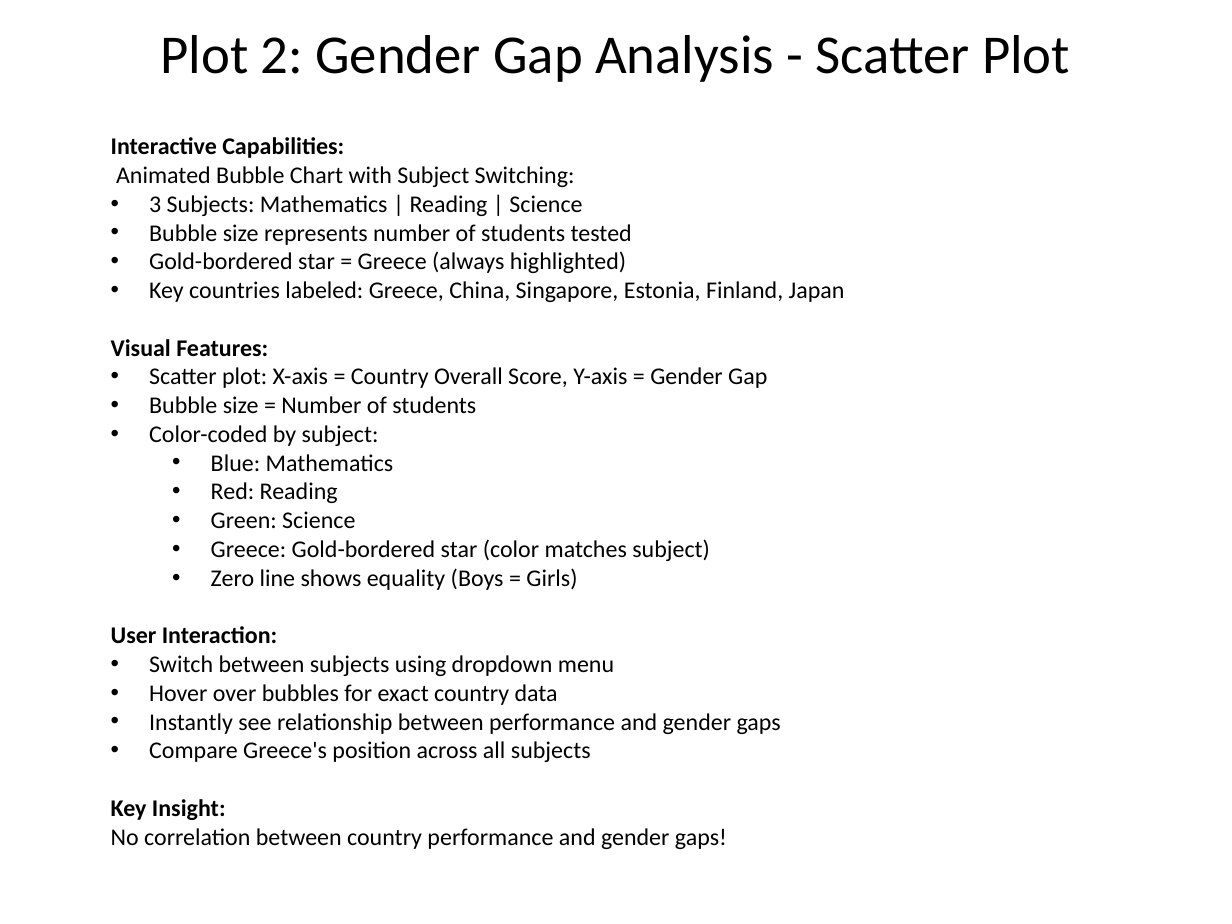
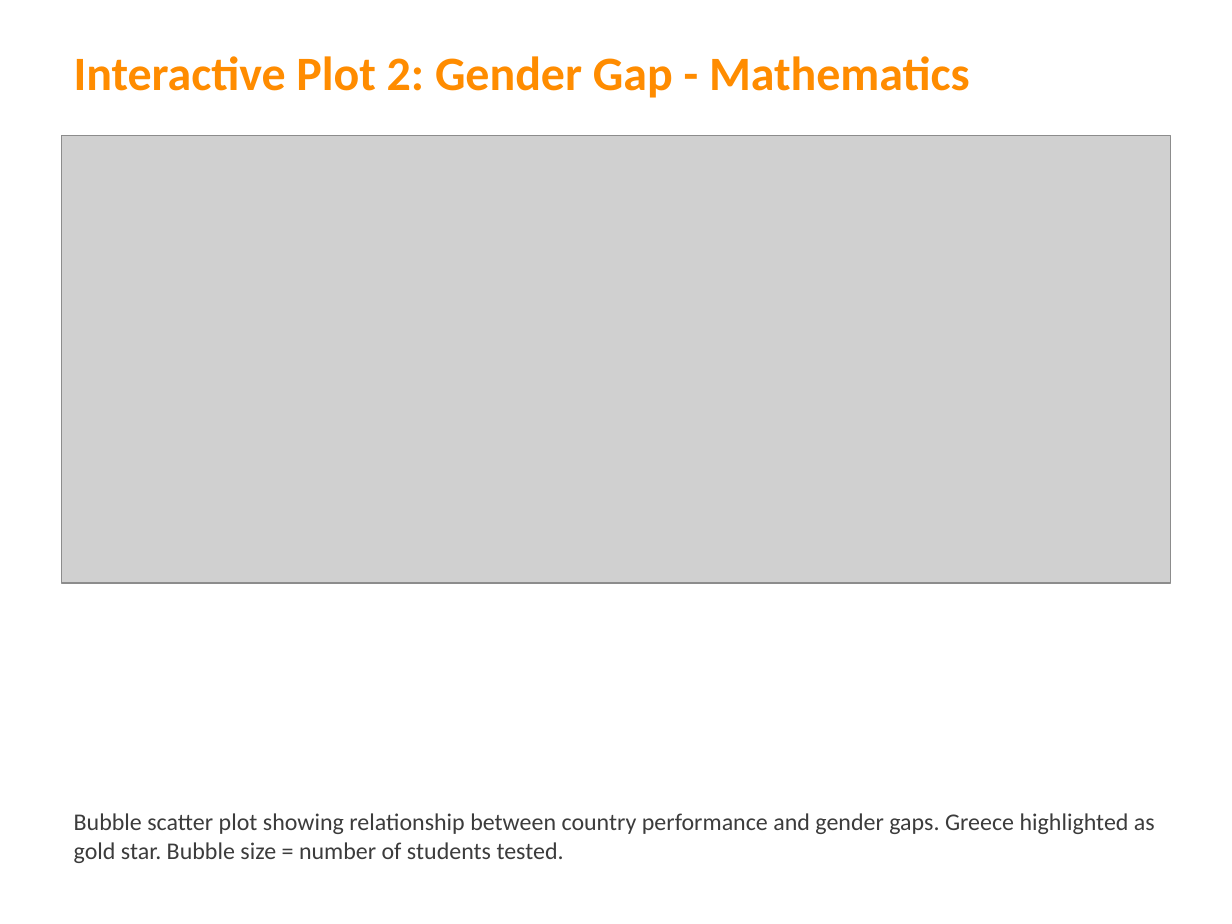
Before and after one commit to kitsakisGk/Masters_AUEB, a slide deck: slide 4 of Data_visualization/Assignment_1/PISA_2018_Interactive_Plots.pptx (slide 8 before the commit). Drawn at 1232x924 pixels with LibreOffice and Linux fonts; fonts in the diff are those of the drawing; grey boxes stand for pictures. Boxes give left, top, right and bottom in pixels: in the first picture for what was removed or moved away, otherwise in the second. Text is boxed around its words. In the diff, an @@ line names an element or a change of style, - is before the commit and + after.

Commit message:
Update Data Visualization Assignment 1: Replace with EDA notebook and reorganize plots

```diff
--- a/Data_visualization/Assignment_1/PISA_2018_Interactive_Plots.pptx
+++ b/Data_visualization/Assignment_1/PISA_2018_Interactive_Plots.pptx
@@ text at box(74, 56, 970, 98): text changed; size 32 to 28 pt; text colour #000000 to #FF8C00; bold on @@
-Plot 2: Gender Gap Analysis - Scatter Plot
+Interactive Plot 2: Gender Gap - Mathematics
@@ picture added at box(62, 136, 1170, 583) @@
@@ text removed at box(111, 137, 845, 849) @@
-Interactive Capabilities:
-Animated Bubble Chart with Subject Switching:
-• 3 Subjects: Mathematics | Reading | Science
-• Bubble size represents number of students tested
-• Gold-bordered star = Greece (always highlighted)
-• Key countries labeled: Greece, China, Singapore, Estonia, Finland, Japan
-Visual Features:
-• Scatter plot: X-axis = Country Overall Score, Y-axis = Gender Gap
-• Bubble size = Number of students
-• Color-coded by subject:
-  • Blue: Mathematics
-  • Red: Reading
-  • Green: Science
-  • Greece: Gold-bordered star (color matches subject)
-  • Zero line shows equality (Boys = Girls)
-User Interaction:
-• Switch between subjects using dropdown menu
-• Hover over bubbles for exact country data
-• Instantly see relationship between performance and gender gaps
-• Compare Greece's position across all subjects
-Key Insight:
-No correlation between country performance and gender gaps!
@@ text added at box(74, 813, 1155, 863), 14 pt, text #3C3C3C @@
+Bubble scatter plot showing relationship between country performance and gender gaps. Greece highlighted as
+gold star. Bubble size = number of students tested.
```
Also in this commit, not shown: 2 other slides changed, 4 slides added, 9 slides removed, 37 other files.
